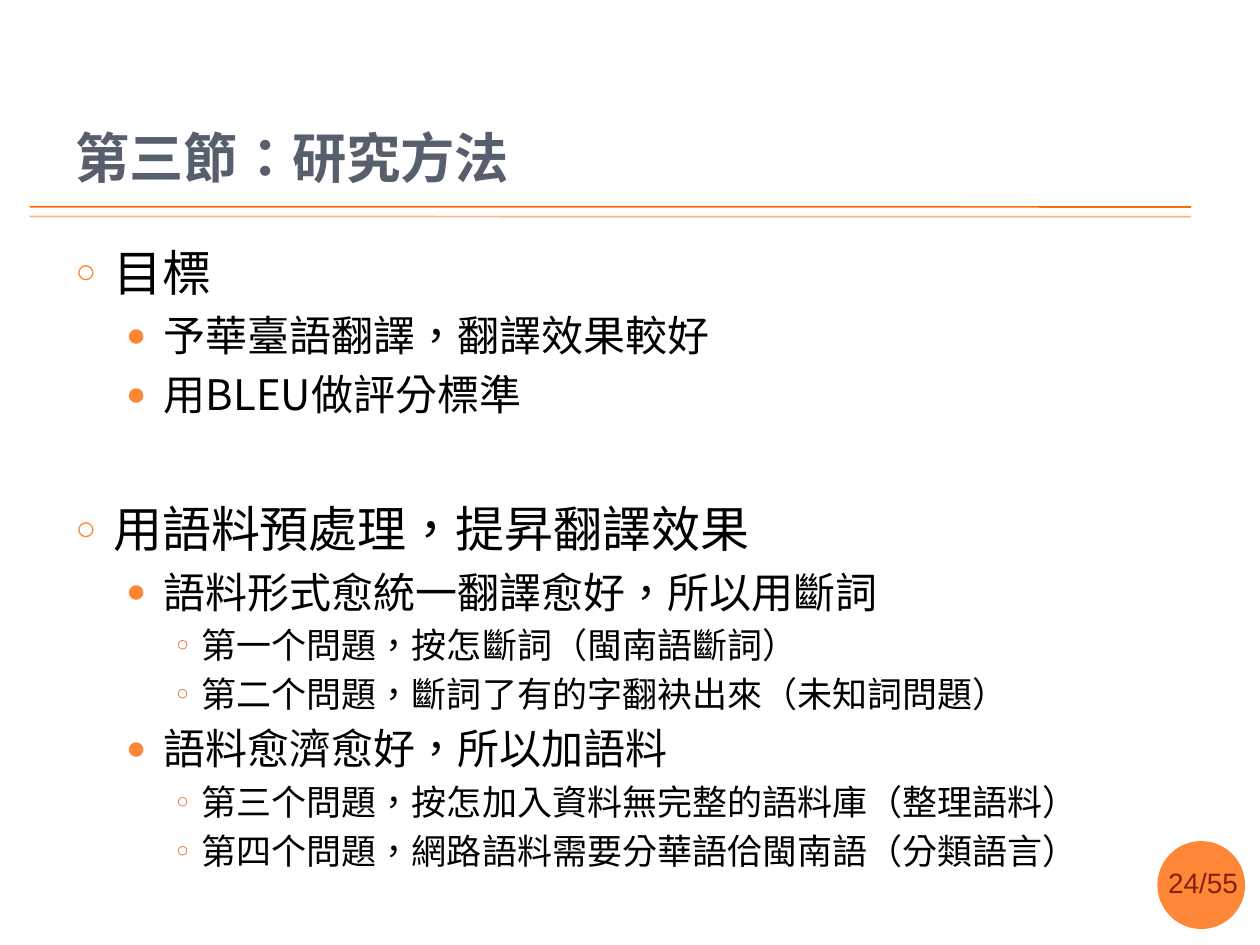
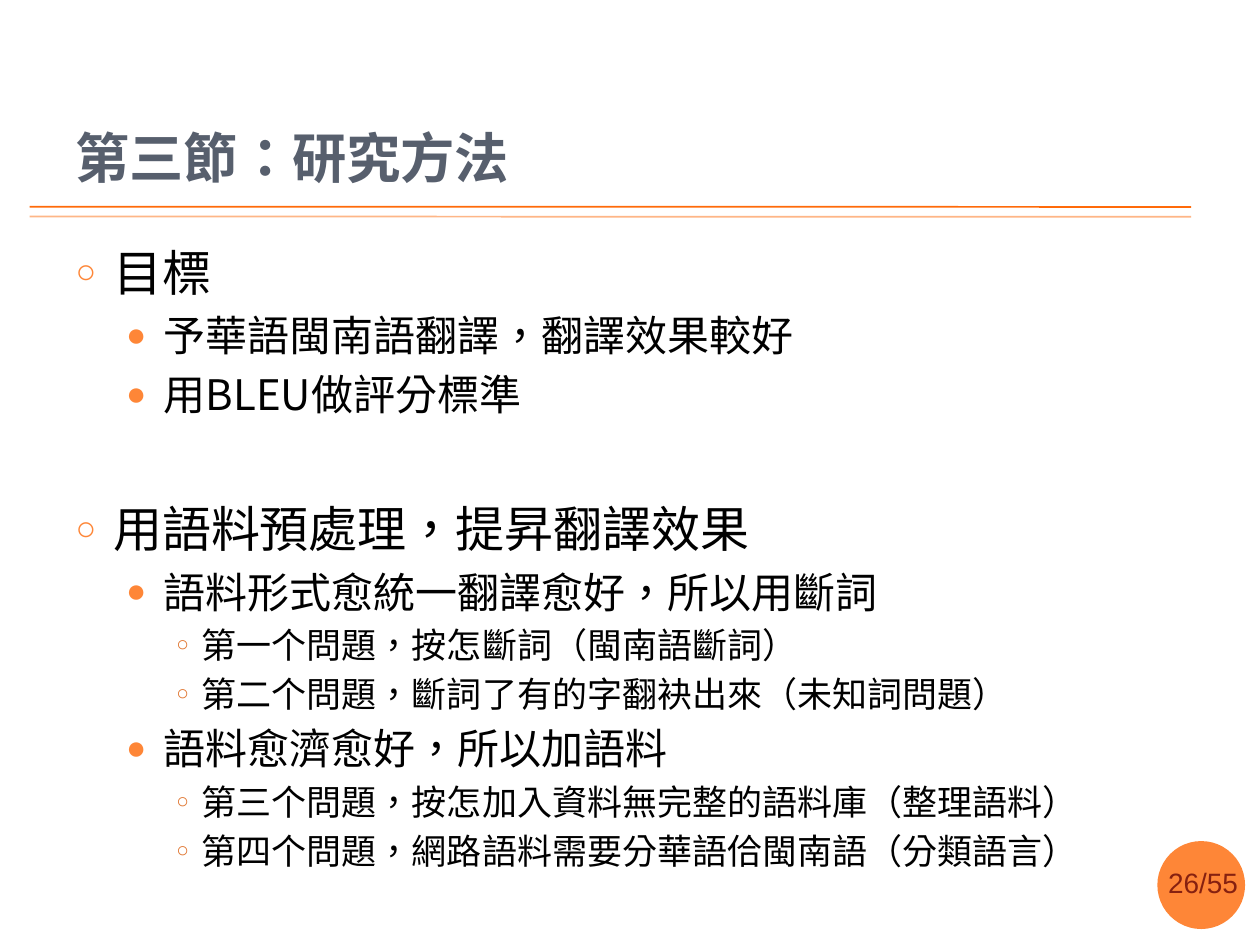
Before and after one commit to sih4sing5hong5/po3-ko3_tau5-iann2-phinn3, a slide deck: slide 26 of 翻譯報告.pptx (slide 24 before the commit). Drawn at 1260x945 pixels with LibreOffice and Linux fonts; fonts in the diff are those of the drawing; background and template pictures are left out. Boxes give left, top, right and bottom in pixels: in the first picture for what was removed or moved away, otherwise in the second. Text is boxed around its words. In the diff, an @@ line names an element or a change of style, - is before the commit and + after.

```diff
--- a/翻譯報告.pptx
+++ b/翻譯報告.pptx
@@ text at box(164, 315, 794, 355): text changed @@
-  ● 予華臺語翻譯，翻譯效果較好
+  ● 予華語閩南語翻譯，翻譯效果較好
@@ page number at box(1168, 873, 1238, 893): text changed @@
-24/55
+26/55
```
Also in this commit, not shown: 11 other slides changed, 2 slides removed.
